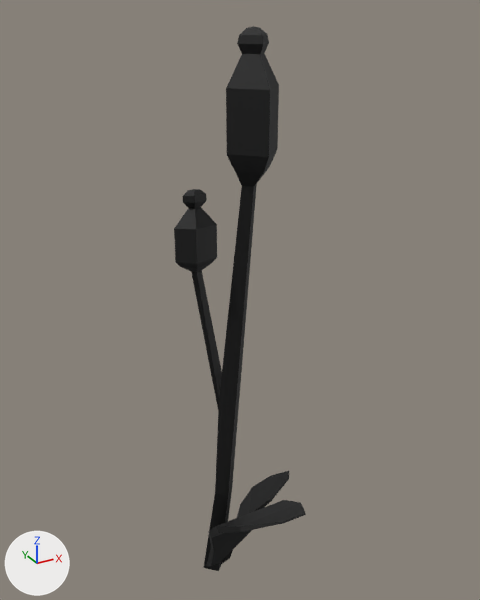
Two versions of the FBX model eco6teme-tp3/Assets/Prefabs/plante_1_etape_3_v1.fbx, one commit apart.
Camera for both pictures: a 50 mm lens placed at (-0.0171, -0.0327, 0.0394), pointed at (0.001, 0.0002, 0.023). The axes (+X, +Y, +Z) are drawn at lower left. The lights are the same throughout. Where no turn or scale is listed for an object, it has been applied to the vertices.

The first picture shows 'orange_plante_orange_plante'.
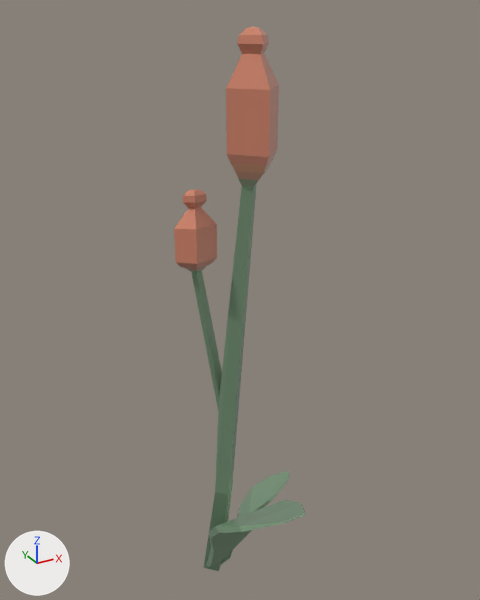
The newer file is also turned or shifted as a whole; pictures and numbers use the older file's frame.

Pixel boxes [x1, y1, x2, y2] of what changed, in the pictures (480 x 600 px):
part 1 of me_mesh, built on
    both: [235, 169, 268, 187]
part 2 of me_mesh, built on
    before: [182, 264, 210, 272]
    after: [183, 264, 210, 272]
part 3 of me_mesh, recoloured (black to green)
    both: [191, 184, 306, 571]
part 4 of me_mesh, recoloured (black to brown)
    both: [231, 159, 273, 173]
part 5 of me_mesh, recoloured (black to brown)
    both: [177, 150, 277, 268]
part 6 of me_mesh, recoloured (black to brown)
    both: [174, 26, 279, 264]

Patch to the scene script:
```diff
--- a/eco6teme-tp3/Assets/Prefabs/plante_1_etape_3_v1.fbx.py
+++ b/eco6teme-tp3/Assets/Prefabs/plante_1_etape_3_v1.fbx.py
@@ mat_tip_rouge @@
+mat_tip_rouge = principled_material('tip_rouge')
+mat_tip_rouge.base_color = (0.629, 0.231, 0.145)  # orange #d0846a
+mat_tip_rouge.roughness = 0.2
@@ mat_tip_rouge_1 @@
+mat_tip_rouge_1 = principled_material('tip_rouge_1')
+mat_tip_rouge_1.base_color = (0.65, 0.265, 0.185)  # beige #d38d77
+mat_tip_rouge_1.roughness = 0.2
@@ mat_base @@
+mat_base = principled_material('base')
+mat_base.base_color = (0.188, 0.303, 0.188)  # green #789678
+mat_base.roughness = 0.2
@@ me_mesh @@
 # verts and faces of me_mesh; kept vertices keep their numbers, new ones are numbered from 135
-me_mesh.from_pydata(...)  # 135 vertices, 136 faces; spans x -0.0037..0.0056, y -0.009..0.0012, z 0.0..0.0387
+me_mesh.from_pydata(...)  # 147 vertices, 148 faces; spans x -0.0037..0.0056, y -0.009..0.0012, z 0.0..0.0387
+# me_mesh part 1
+delete_faces([(8, 9, 13, 12), (9, 10, 14, 13), (10, 11, 15, 14), (8, 12, 15, 11)])
+verts[135] = (-0.0002, -0.0049, 0.0316)
+verts[136] = (0.0005, -0.0057, 0.0316)  # pixel (262, 175)
+verts[137] = (-0.0002, -0.0065, 0.0316)  # pixel (258, 180)
+verts[138] = (-0.001, -0.0057, 0.0316)  # pixel (238, 178)
+faces += [(8, 9, 138, 135), (9, 10, 137, 138), (10, 11, 136, 137), (8, 135, 136, 11)]  # mat_base_org_1 (green #96a385)
+faces += [(12, 15, 136, 135), (14, 137, 136, 15), (13, 138, 137, 14), (12, 135, 138, 13)]  # mat_base_org_2 (brown #ca9c81)
+# me_mesh part 2
+delete_faces([(49, 50, 54, 53), (50, 51, 55, 54), (51, 52, 56, 55), (49, 53, 56, 52)])
+verts[139] = (-0.0031, -0.0035, 0.0264)  # pixel (186, 268)
+verts[140] = (-0.0022, -0.0029, 0.0262)
+verts[141] = (-0.0018, -0.0036, 0.0263)  # pixel (206, 266)
+verts[142] = (-0.0027, -0.0041, 0.0264)  # pixel (196, 269)
+verts[143] = (-0.0029, -0.0035, 0.0262)  # pixel (188, 270)
+verts[144] = (-0.0023, -0.003, 0.0261)
+verts[145] = (-0.002, -0.0036, 0.0262)  # pixel (204, 268)
+verts[146] = (-0.0027, -0.004, 0.0263)  # pixel (196, 271)
+faces += [(49, 50, 146, 143), (50, 51, 145, 146), (51, 52, 144, 145), (49, 143, 144, 52)]  # mat_base_org_1 (green #96a385)
+faces += [(53, 56, 140, 139), (55, 141, 140, 56), (54, 142, 141, 55), (53, 139, 142, 54)]  # mat_orange1 (beige #d39b7b)
+faces += [(139, 140, 144, 143), (140, 141, 145, 144), (141, 142, 146, 145), (139, 143, 146, 142)]  # mat_base_org_2 (brown #ca9c81)
+# me_mesh part 3: 67 faces spanning x -0.0028..0.0056, y -0.009..0.0012, z 0.0..0.0312 switch from mat_orange (black #000000) to mat_base (green #789678)
+# me_mesh part 4: 4 faces spanning x -0.0014..0.0011, y -0.0071..-0.0044, z 0.032..0.0324 switch from mat_orange (black #000000) to mat_orange1 (beige #d39b7b)
+# me_mesh part 5: 8 faces spanning x -0.0037..0.0013, y -0.0074..-0.0023, z 0.0263..0.0329 switch from mat_orange (black #000000) to mat_tip_rouge_1 (beige #d38d77)
+# me_mesh part 6: 49 faces spanning x -0.0037..0.0013, y -0.0074..-0.0023, z 0.0265..0.0387 switch from mat_orange (black #000000) to mat_tip_rouge (orange #d0846a)
+me_mesh.materials.append(mat_base_org_1)  # green #96a385
+me_mesh.materials.append(mat_base_org_2)  # brown #ca9c81
```
